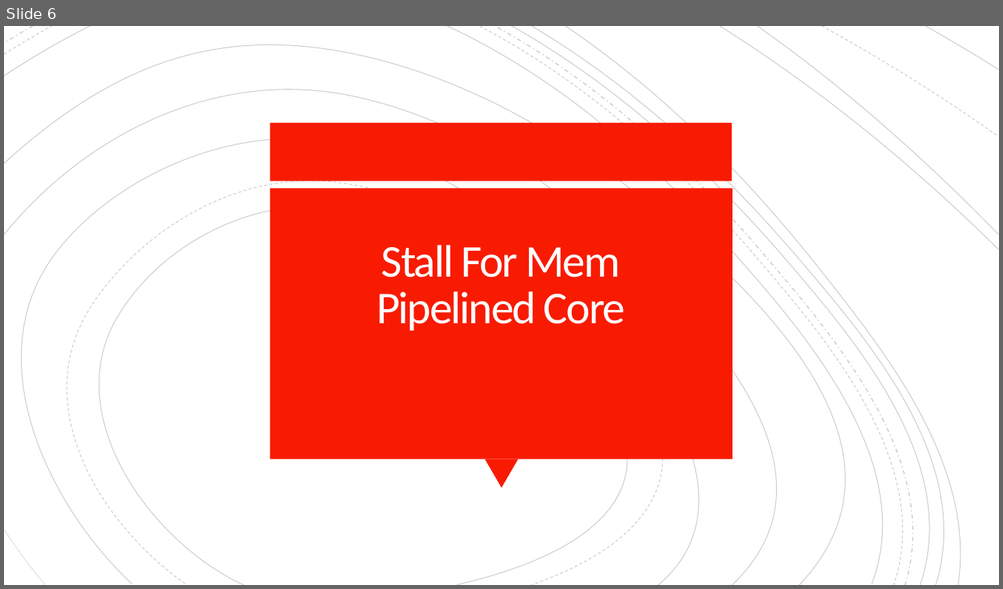
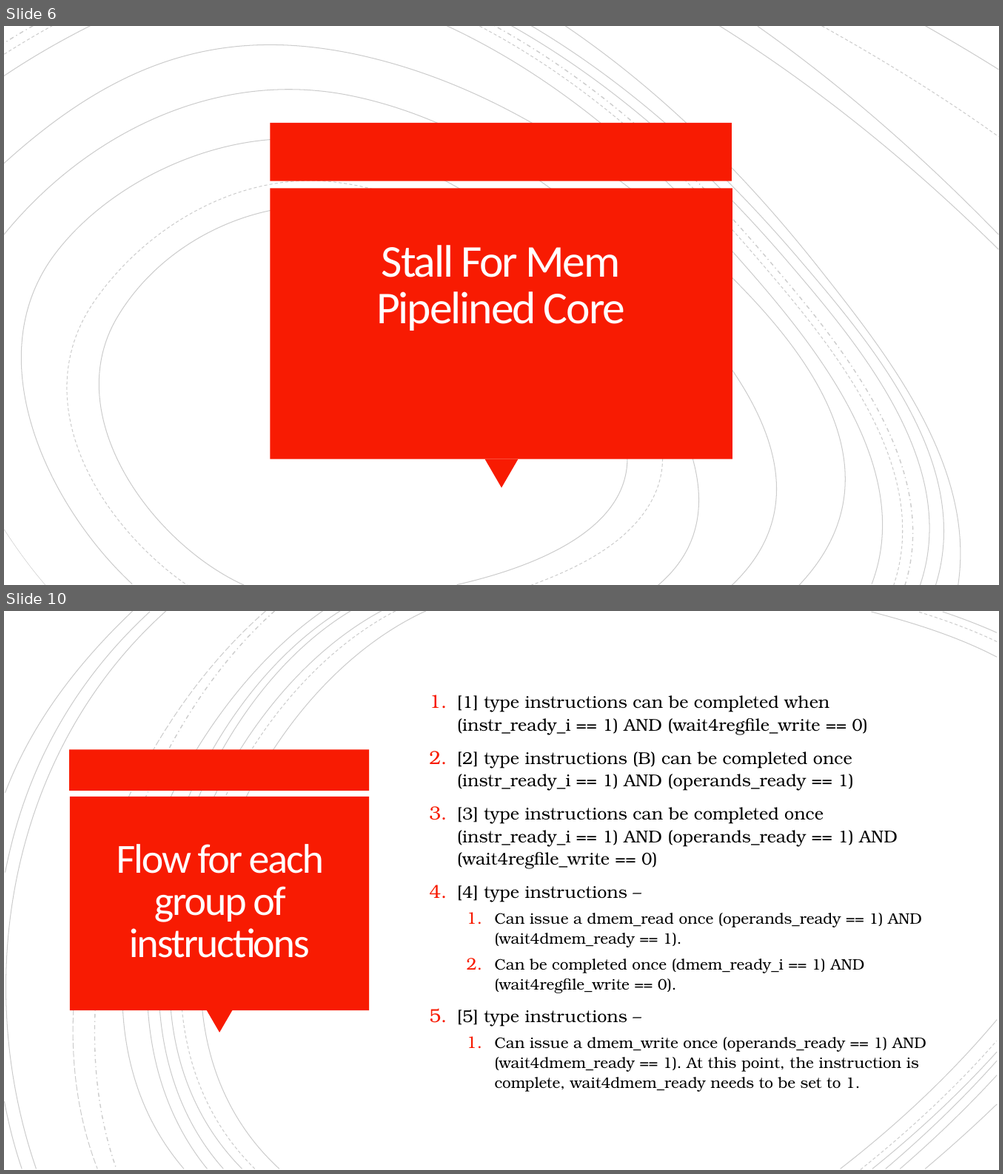
Before and after one commit to mrinav-saxena/riscv_verif0, a slide deck: rtl/core/multi_cycle/stall_for_mem_core.pptx. Shown one above the other, each under a label of ours: slide 6 before the commit, slides 6 and 10 after it; the slides between them are not shown. The pictures are 1003x589 and 1003x1174 pixels, drawn with LibreOffice and Linux fonts; fonts in the diff are those of the drawing. Boxes give left, top, right and bottom in pixels: in the first picture for what was removed or moved away, otherwise in the second. Text is boxed around its words. In the diff, an @@ line names an element or a change of style, - is before the commit and + after.

```diff
--- a/rtl/core/multi_cycle/stall_for_mem_core.pptx
+++ b/rtl/core/multi_cycle/stall_for_mem_core.pptx
@@ slide 10 added at (4,611,999,1170), background #FFFFFF @@
@@ group added at (4,611,997,1170): 21 freeform shapes @@
@@ text added at (429,695,926,1092), 16.6 pt, text #000000 @@
+1. [1] type instructions can be completed when (instr_ready_i == 1) AND (wait4regfile_write == 0)
+2. [2] type instructions (B) can be completed once (instr_ready_i == 1) AND (operands_ready == 1)
+3. [3] type instructions can be completed once (instr_ready_i == 1) AND (operands_ready == 1) AND (wait4regfile_write == 0)
+4. [4] type instructions –
+  1. Can issue a dmem_read once (operands_ready == 1) AND (wait4dmem_ready == 1).
+  2. Can be completed once (dmem_ready_i == 1) AND (wait4regfile_write == 0).
+5. [5] type instructions –
+  1. Can issue a dmem_write once (operands_ready == 1) AND (wait4dmem_ready == 1). At this point, the instruction is complete, wait4dmem_ready needs to be set to 1.
@@ rectangle added at (70,750,370,791), fill #F81B02 @@
@@ rectangle added at (70,797,369,1011), fill #F81B02 @@
@@ title added at (116,844,324,958), 40 pt, text #FFFEFF @@
+Flow for each group of instructions
@@ triangle added at (206,1011,233,1034), fill #F81B02 @@
```
Also in this commit, not shown: 3 slides changed, 1 other slide added.
